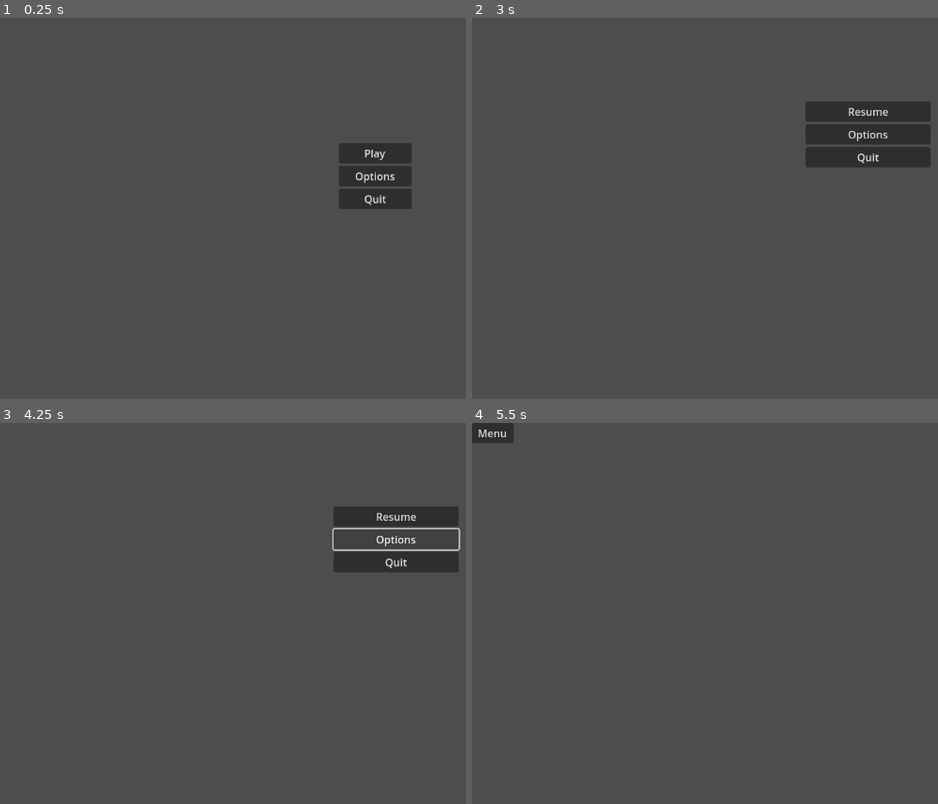
Above: before the commit, frames 1-4 (two rows, left to right).
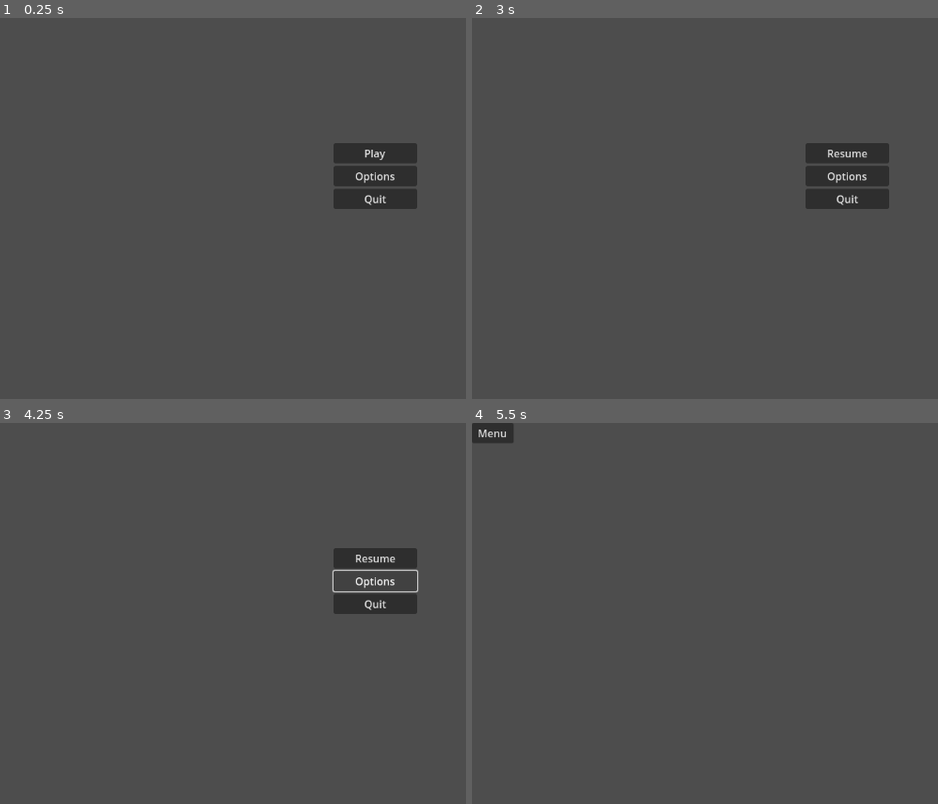
Above: after the commit, the same moments.

Repository: TrtleUnit/Challange-2-Calculated-Journey
Game: Godot game, scene res://MainMenu.tscn
The game is run twice, just before and just after one commit, with the same random seed, the same clock (stepped at 60 frames per second) and the same inputs.
Inputs:
- Up to frame 1 (0.25 s): no input
- Up to frame 2 (3 s): click "Options" at 0.5 s; click "Back" at 1.25 s; click "Play" at 2 s; click "Menu" at 2.75 s
- Up to frame 3 (4.25 s): click "Options" at 3.5 s
- Up to frame 4 (5.5 s): click "Resume" at 4.25 s; tap Enter at 5 s

The runs differ from the first frame. In frame 1, 0.3% of the frame differs, in the area x 71-90%, y 32-51%; in frame 2, 5.2%, in the area x 71-99%, y 21-51%; in frame 3, 3.6%; in frame 4, nothing differs.

Commit message:
Updated Reeee v0.1.1
Heb Buttons zelfde size en ook op de zelfde plek op de grid

Diff:
--- a/MainLevels.tscn
+++ b/MainLevels.tscn
@@ -8,9 +8,9 @@
 [node name="Menu" type="VBoxContainer" parent="."]
 visible = false
 offset_left = 512.0
-offset_top = 128.0
-offset_right = 704.0
-offset_bottom = 320.0
+offset_top = 192.0
+offset_right = 640.0
+offset_bottom = 384.0
 
 [node name="Resume" type="Button" parent="Menu"]
 layout_mode = 2
--- a/MainMenu.tscn
+++ b/MainMenu.tscn
@@ -6,9 +6,9 @@
 script = ExtResource("1_khv3c")
 
 [node name="Menu" type="VBoxContainer" parent="."]
-offset_left = 520.0
+offset_left = 512.0
 offset_top = 192.0
-offset_right = 632.0
+offset_right = 640.0
 offset_bottom = 320.0
 size_flags_horizontal = 6
 size_flags_vertical = 6
@@ -49,6 +49,24 @@
 offset_bottom = 575.0
 text = "Back"
 
+[node name="Temp" type="Label" parent="Options"]
+layout_mode = 0
+offset_left = 496.0
+offset_top = 64.0
+offset_right = 656.0
+offset_bottom = 90.0
+text = "Under Construction"
+horizontal_alignment = 1
+
+[node name="Settings" type="Label" parent="Options"]
+layout_mode = 0
+offset_left = 512.0
+offset_top = 40.0
+offset_right = 640.0
+offset_bottom = 63.0
+text = "Settings"
+horizontal_alignment = 1
+
 [connection signal="pressed" from="Menu/Play" to="." method="_on_play_pressed"]
 [connection signal="pressed" from="Menu/Options" to="." method="_on_options_pressed"]
 [connection signal="pressed" from="Menu/Quit" to="." method="_on_quit_pressed"]
